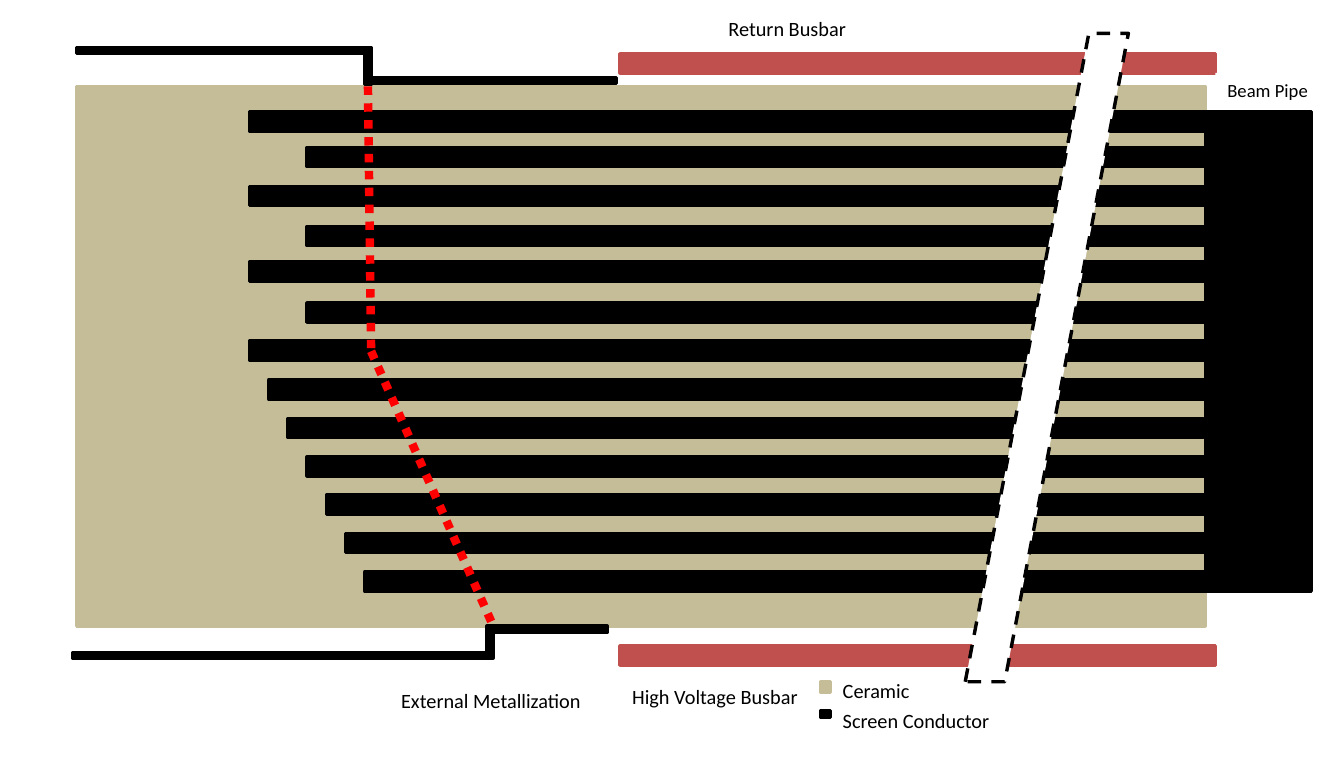
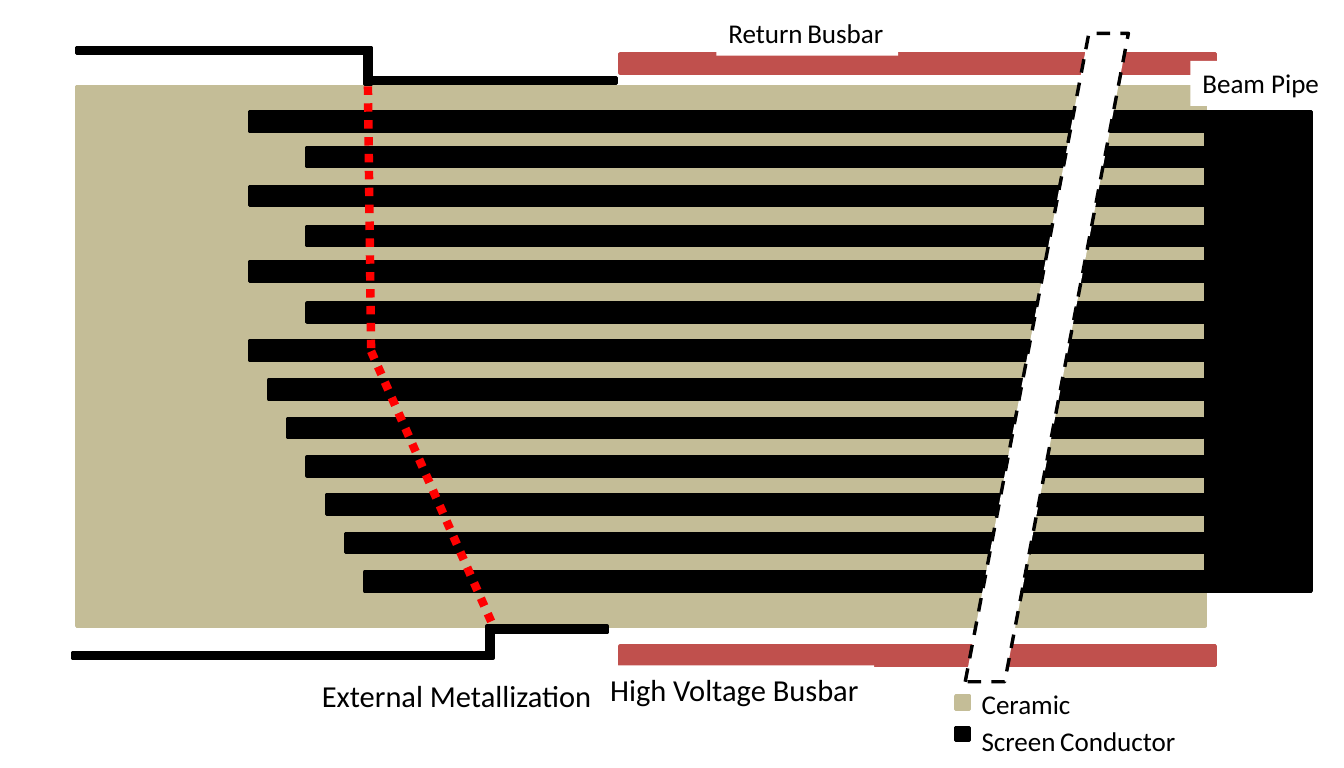
Before and after one commit to Tontonis/IPAC2013, a slide deck: slide 1 of mki-final-design.pptx. Drawn at 1344x768 pixels with LibreOffice and Linux fonts; fonts in the diff are those of the drawing. Boxes give left, top, right and bottom in pixels: in the first picture for what was removed or moved away, otherwise in the second. Text is boxed around its words. In the diff, an @@ line names an element or a change of style, - is before the commit and + after.

```diff
--- a/mki-final-design.pptx
+++ b/mki-final-design.pptx
@@ rectangle "Return Busbar": place and size @@
-rectangle "Return Busbar" at box(717, 11, 860, 48)
+rectangle "Return Busbar" at box(717, 11, 899, 56)
@@ rectangle "Beam Pipe": place and size @@
-rectangle "Beam Pipe" at box(1216, 73, 1322, 109)
+rectangle "Beam Pipe" at box(1190, 61, 1333, 106)
@@ rectangle "Beam Pipe" at box(1190, 61, 1333, 106): size 11 to 16 pt @@
@@ text "External Metallization": place and size @@
-text "External Metallization" at box(401, 694, 580, 708)
+text "External Metallization" at box(322, 686, 591, 708)
@@ text "External Metallization" at box(322, 686, 591, 708): size 12 to 18 pt @@
@@ rectangle "High Voltage Busbar" at box(599, 666, 876, 715): size 12 to 18 pt @@
@@ rectangle "High Voltage Busbar": place and size @@
-rectangle "High Voltage Busbar" at box(632, 690, 798, 708)
+rectangle "High Voltage Busbar" at box(599, 666, 876, 715)
@@ text "Ceramic": place and size @@
-text "Ceramic" at box(843, 684, 910, 698)
+text "Ceramic" at box(982, 695, 1071, 715)
@@ rectangle: place and size @@
-rectangle at box(822, 682, 832, 693)
+rectangle at box(956, 696, 970, 710)
@@ size 12 to 16 pt in 3 elements at box(717, 11, 899, 56), box(982, 695, 1071, 715), box(982, 732, 1175, 752) @@
@@ text "Screen Conductor": place and size @@
-text "Screen Conductor" at box(843, 714, 989, 728)
+text "Screen Conductor" at box(982, 732, 1175, 752)
@@ rectangle: place and size @@
-rectangle at box(822, 711, 832, 718)
+rectangle at box(956, 728, 970, 742)
```
Also in this commit, not shown: 39 other files.
